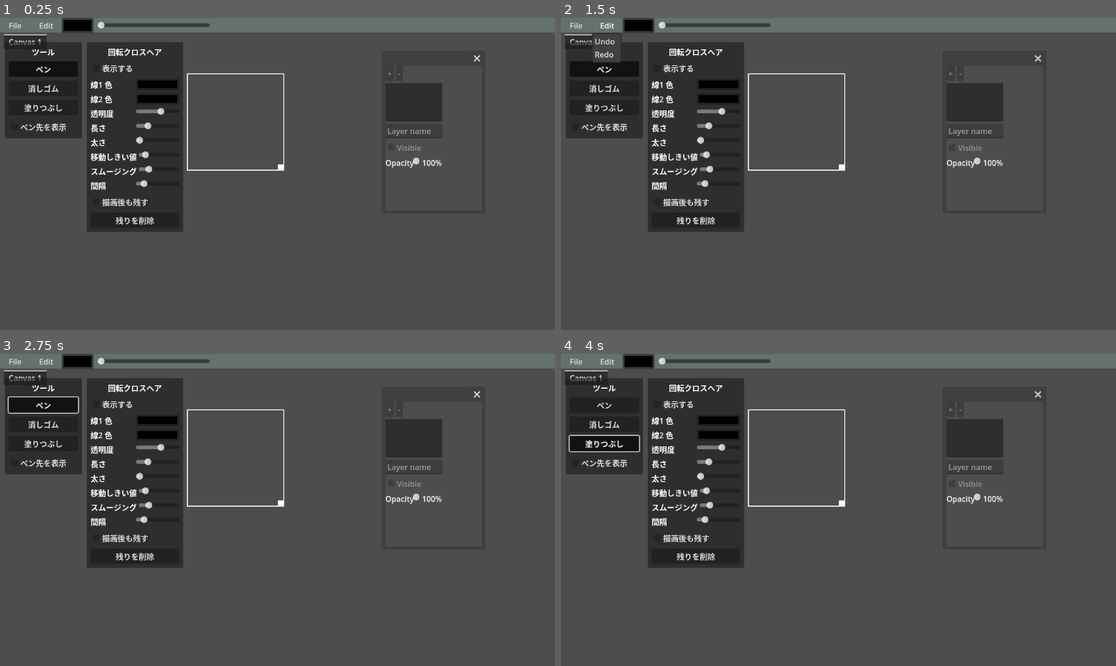
Above: before the commit, frames 1-4 (two rows, left to right).
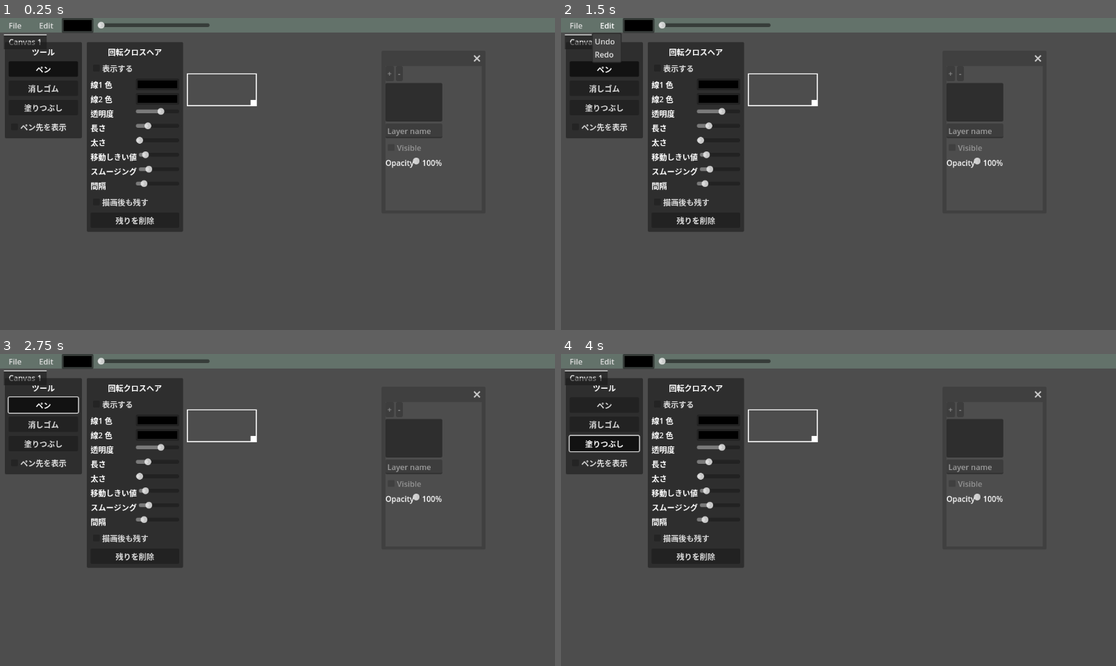
Above: after the commit, the same moments.

Repository: UnchiBurio/peintosoftGodot
Game: Godot game, scene res://Main.tscn
Two runs of this game, one before a commit and one after it. Both use one fixed random seed, a clock stepped at 60 frames per second and the inputs below.
Inputs:
- Up to frame 1 (0.25 s): no input
- Up to frame 2 (1.5 s): click "File" at 0.5 s; click "Edit" at 1.25 s
- Up to frame 3 (2.75 s): click "ペン" at 2 s
- Up to frame 4 (4 s): click "消しゴム" at 2.75 s; click "塗りつぶし" at 3.5 s

The runs differ from the first frame. In frame 1, 0.3% of the frame differs, in the area x 33-52%, y 17-49%; in frame 2, 0.3%; in frame 3, 0.3%; in frame 4, 0.3%.

Commit message:
Allow navigator texture rect to shrink

Diff:
--- a/DraggableNavigator.gd
+++ b/DraggableNavigator.gd
@@ -15,6 +15,8 @@
 func _ready():
 	# マウス入力を受け付けるように設定
 	mouse_filter = Control.MOUSE_FILTER_PASS
+	expand_mode = TextureRect.EXPAND_IGNORE_SIZE
+	stretch_mode = TextureRect.STRETCH_SCALE
 	gui_input.connect(_on_gui_input)
 
 func _draw():
